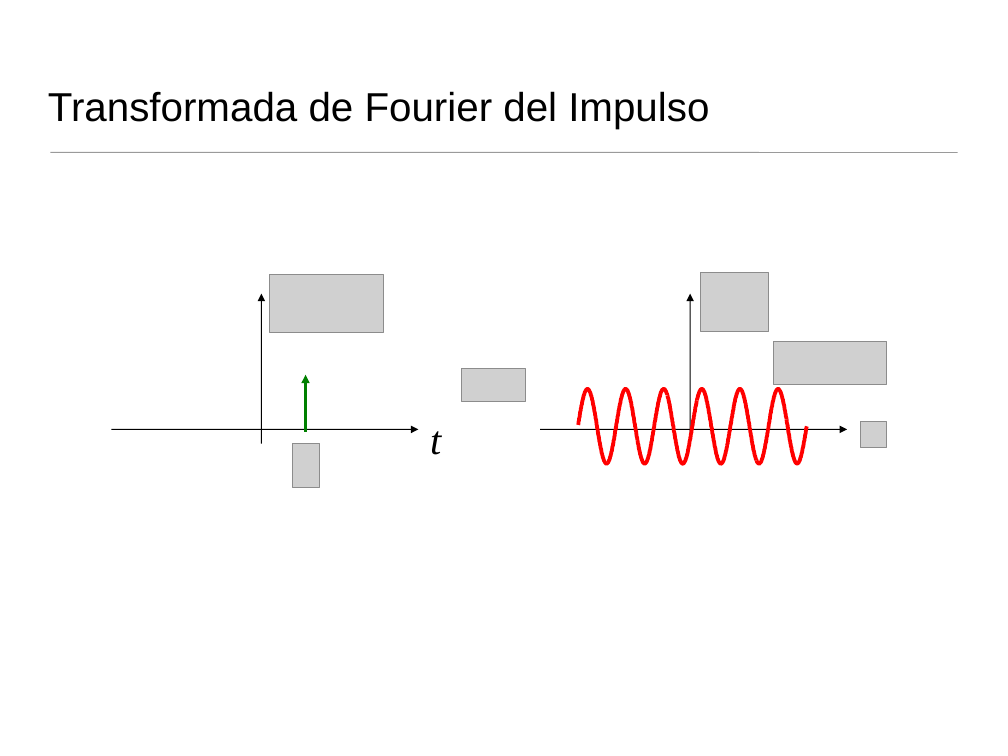
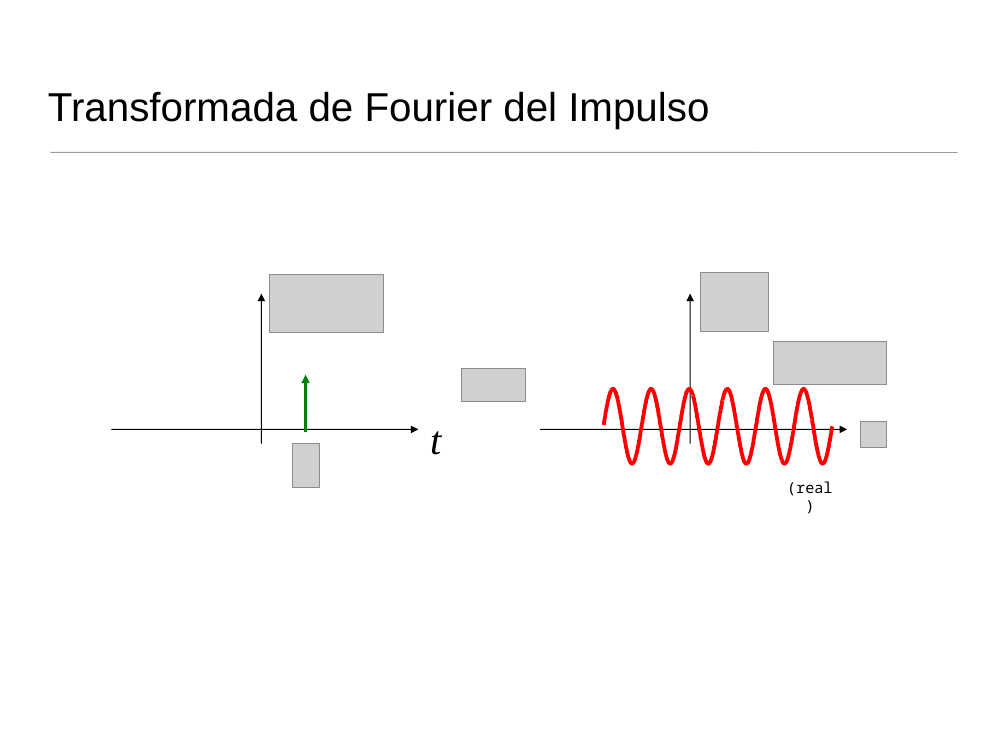
Before and after one commit to domingomery/imagenes, a slide deck: slide 13 of clases/Cap04_Sistemas_Lineales/presentations/IMG04_Fourier1D_Teoria.pptx (slide 9 before the commit). Drawn at 1008x756 pixels with LibreOffice and Linux fonts; fonts in the diff are those of the drawing; grey boxes stand for pictures. Boxes give left, top, right and bottom in pixels: in the first picture for what was removed or moved away, otherwise in the second. Text is boxed around its words. In the diff, an @@ line names an element or a change of style, - is before the commit and + after.

```diff
--- a/clases/Cap04_Sistemas_Lineales/presentations/IMG04_Fourier1D_Teoria.pptx
+++ b/clases/Cap04_Sistemas_Lineales/presentations/IMG04_Fourier1D_Teoria.pptx
@@ 8 freeform shapes moved together from (x1=578, y1=389, x2=807, y2=464) to (x1=603, y1=389, x2=832, y2=464) @@
@@ text added at (x1=787, y1=481, x2=832, y2=496), 12 pt, text #000000 @@
+(real)
```
Also in this commit, not shown: 9 other slides changed, 4 slides added, 1 other file.
